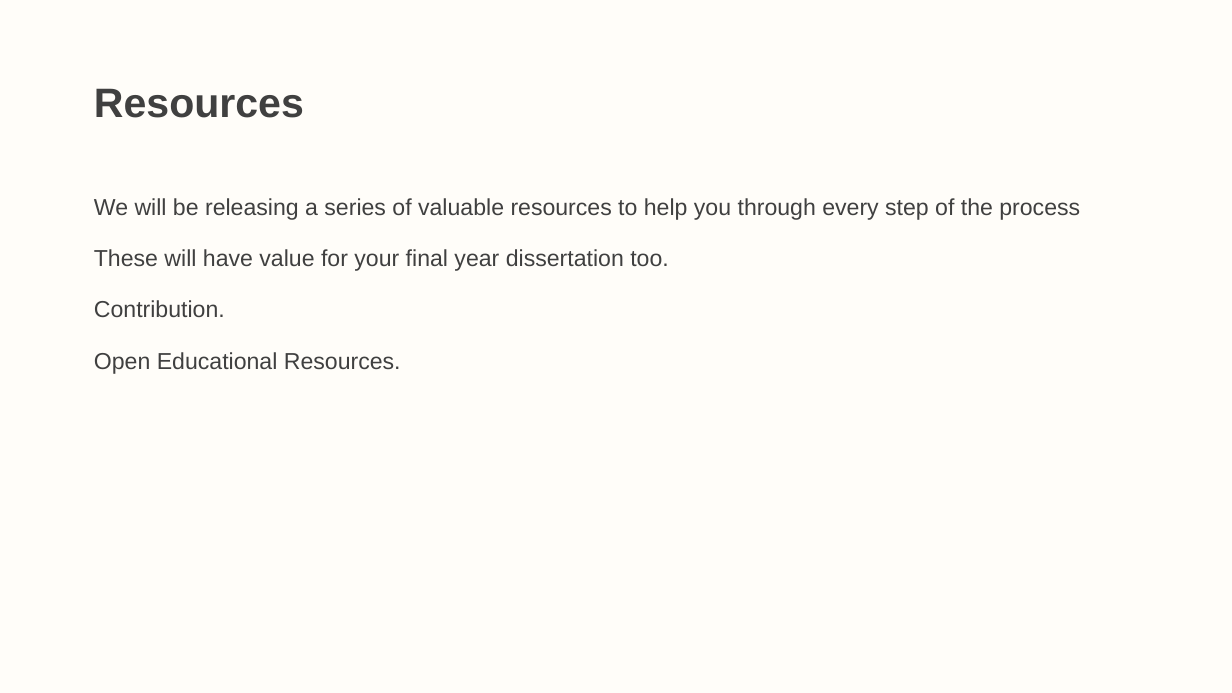
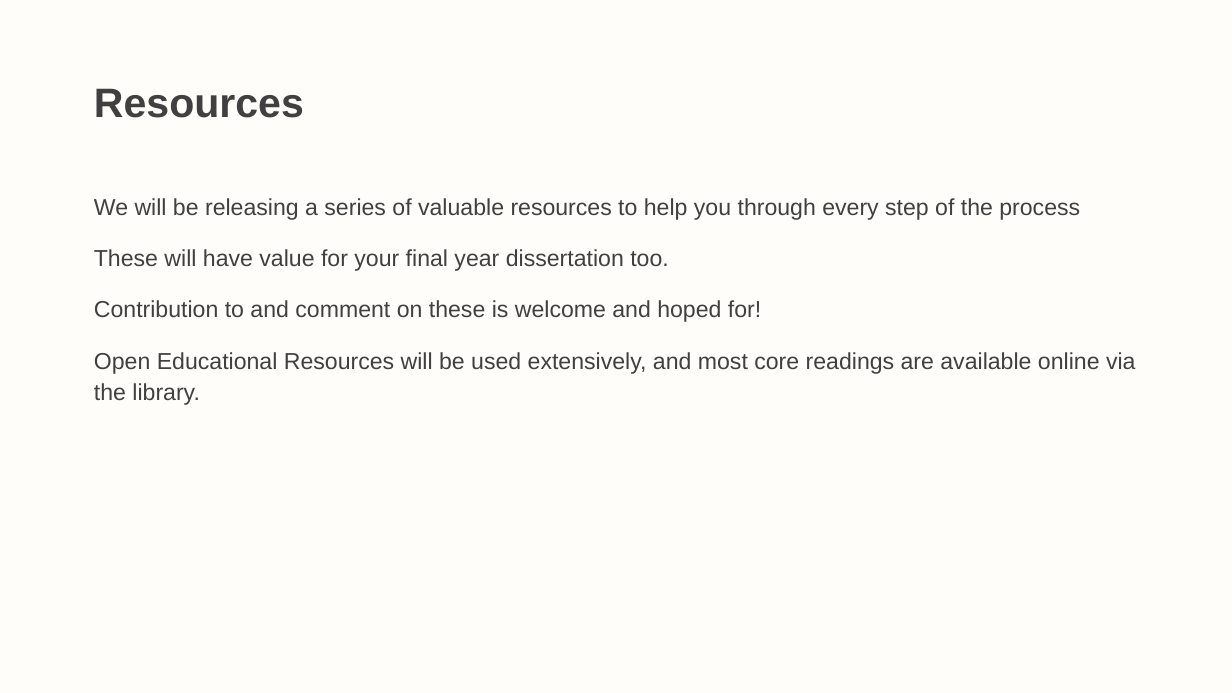
Before and after one commit to LittleMonkeyLab/PS52007Dslides, a slide deck: slide 15 of _site/lectures/Lecture00/Lecture00.pptx (slide 14 before the commit). Drawn at 1232x693 pixels with LibreOffice and Linux fonts; fonts in the diff are those of the drawing. Boxes give left, top, right and bottom in pixels: in the first picture for what was removed or moved away, otherwise in the second. Text is boxed around its words. In the diff, an @@ line names an element or a change of style, - is before the commit and + after.

```diff
--- a/_site/lectures/Lecture00/Lecture00.pptx
+++ b/_site/lectures/Lecture00/Lecture00.pptx
@@ text at bbox=[94, 300, 1135, 405]: text changed @@
-Contribution.
-Open Educational Resources.
+Contribution to and comment on these is welcome and hoped for!
+Open Educational Resources will be used extensively, and most core readings are available online via the library.
```
Also in this commit, not shown: 9 other slides changed, 2 slides added, 26 slides removed, 25 other files.
